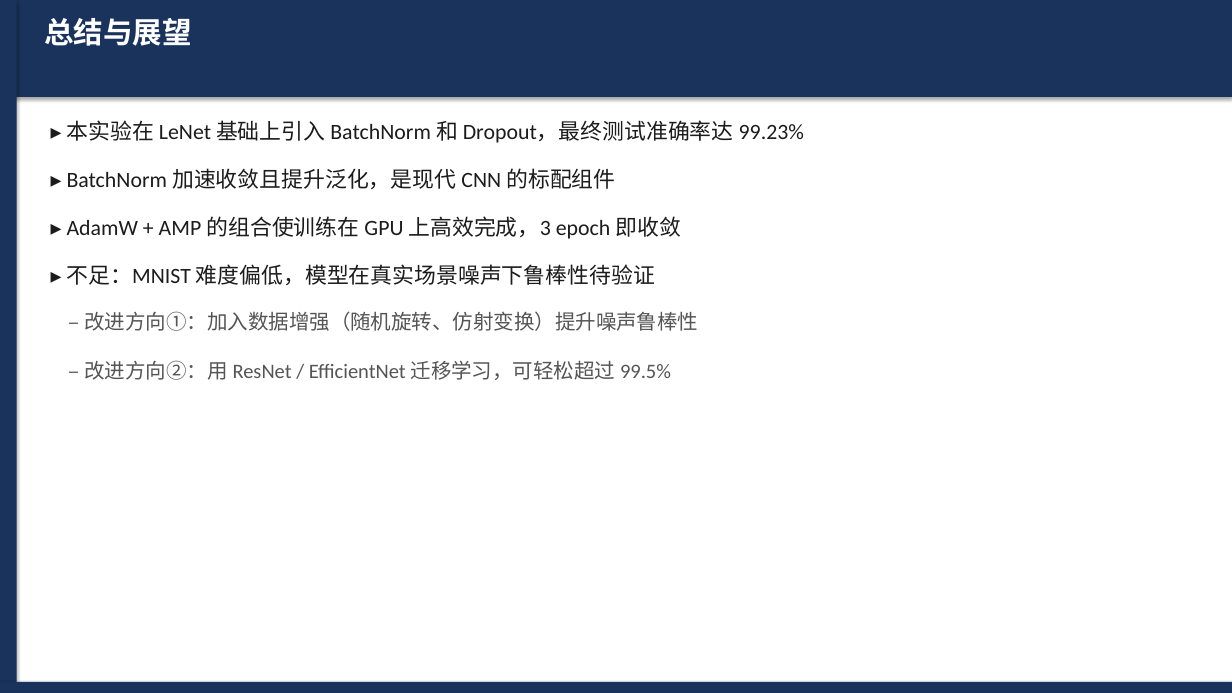
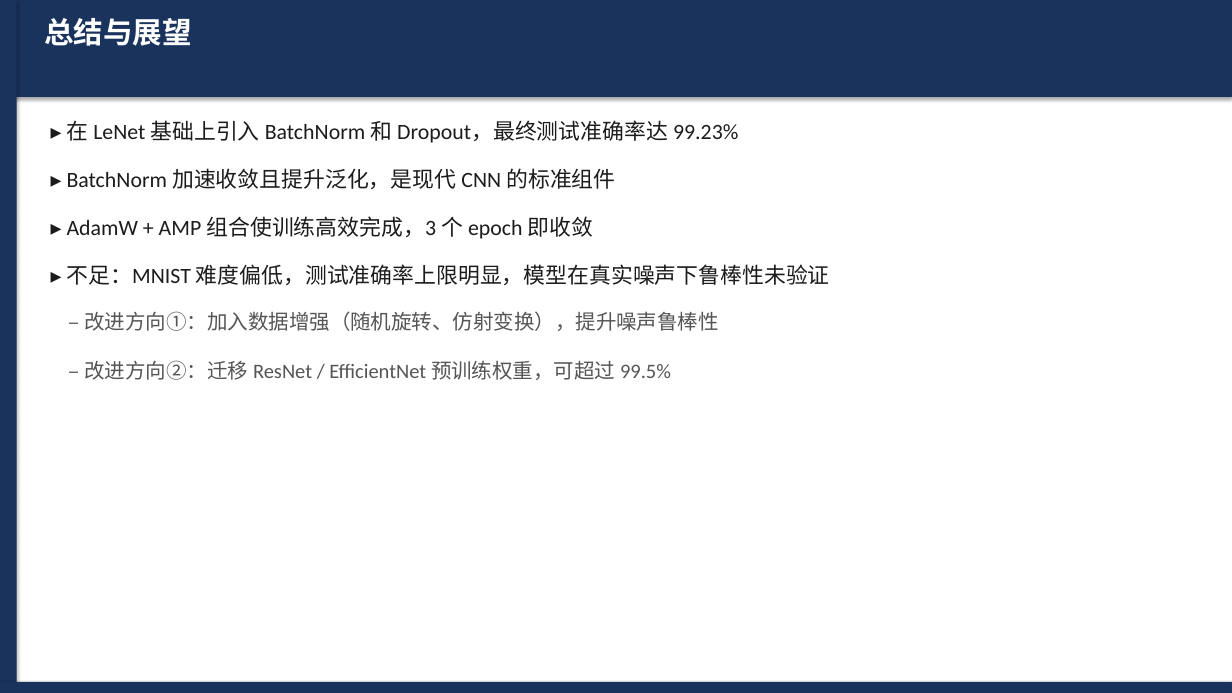
Before and after one commit to WevYang/deep_learning_task, a slide deck: slide 10 of reports/exp1_cnn_mnist.pptx (slide 8 before the commit). Drawn at 1232x693 pixels with LibreOffice and Linux fonts; fonts in the diff are those of the drawing. Boxes give left, top, right and bottom in pixels: in the first picture for what was removed or moved away, otherwise in the second. Text is boxed around its words. In the diff, an @@ line names an element or a change of style, - is before the commit and + after.

```diff
--- a/reports/exp1_cnn_mnist.pptx
+++ b/reports/exp1_cnn_mnist.pptx
@@ text at [66,120,738,143]: text changed @@
-▸ 本实验在 LeNet 基础上引入 BatchNorm 和 Dropout，最终测试准确率达 99.23%
+▸ 在 LeNet 基础上引入 BatchNorm 和 Dropout，最终测试准确率达 99.23%
@@ text at [67,168,615,189]: text changed @@
-▸ BatchNorm 加速收敛且提升泛化，是现代 CNN 的标配组件
+▸ BatchNorm 加速收敛且提升泛化，是现代 CNN 的标准组件
@@ text at [67,216,594,239]: text changed @@
-▸ AdamW + AMP 的组合使训练在 GPU 上高效完成，3 epoch 即收敛
+▸ AdamW + AMP 组合使训练高效完成，3 个 epoch 即收敛
@@ text at [66,264,830,285]: text changed @@
-▸ 不足：MNIST 难度偏低，模型在真实场景噪声下鲁棒性待验证
+▸ 不足：MNIST 难度偏低，测试准确率上限明显，模型在真实噪声下鲁棒性未验证
@@ text at [85,311,719,331]: text changed @@
-– 改进方向①：加入数据增强（随机旋转、仿射变换）提升噪声鲁棒性
+– 改进方向①：加入数据增强（随机旋转、仿射变换），提升噪声鲁棒性
@@ text at [85,360,671,380]: text changed @@
-– 改进方向②：用 ResNet / EfficientNet 迁移学习，可轻松超过 99.5%
+– 改进方向②：迁移 ResNet / EfficientNet 预训练权重，可超过 99.5%
```
Also in this commit, not shown: 6 other slides changed, 2 slides added, 5 other files.
